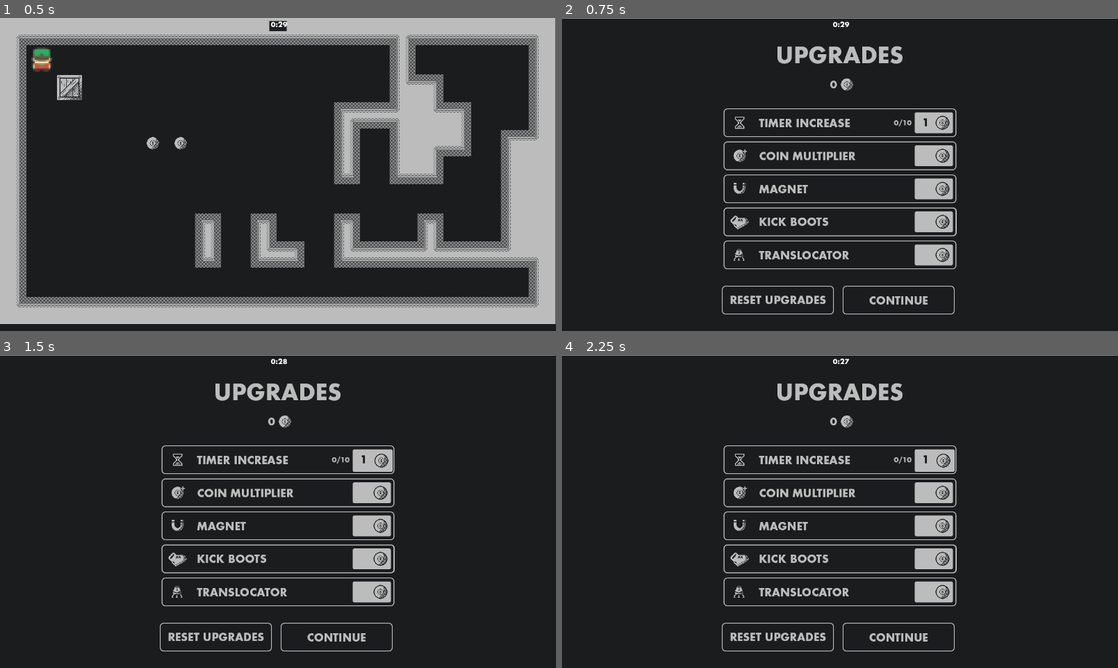
Above: before the commit, frames 1-4 (two rows, left to right).
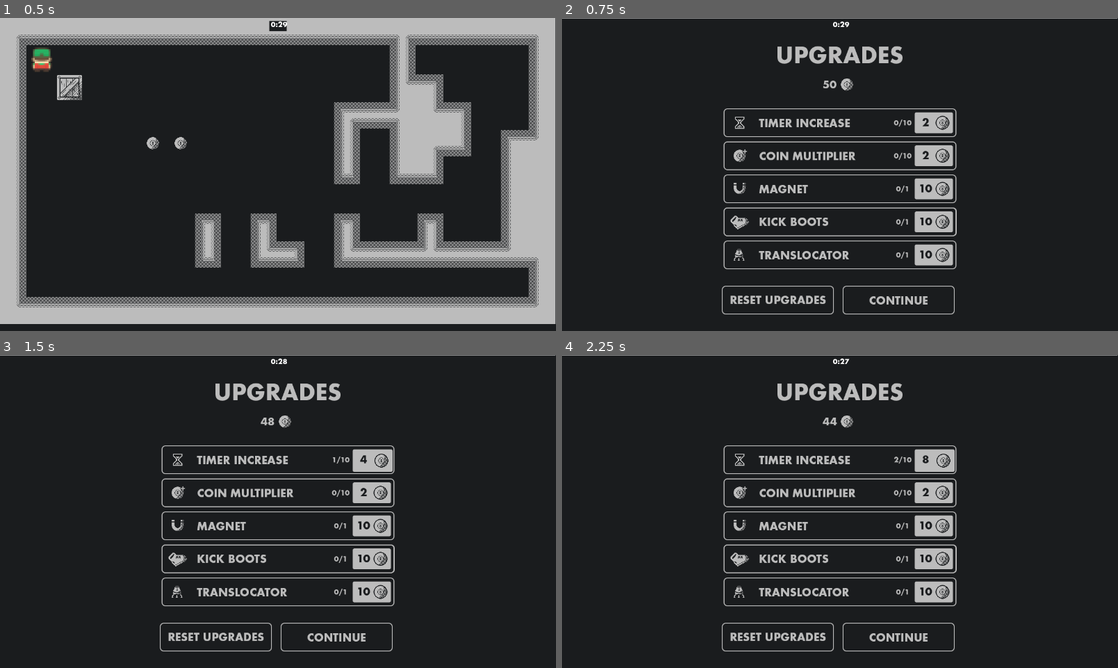
Above: after the commit, the same moments.

Repository: ParryTotato/1BitJam2025
Game: Godot game, scene res://Scenes/Main/main.tscn
Same seed, same stepped clock (60 frames per second), same inputs: the game is played once before the commit and once after it.
Inputs:
- Up to frame 1 (0.5 s): no input
- Up to frame 2 (0.75 s): tap Enter (ui_accept) at 0.5 s; hold Right (ui_right) from 0.53 s (still down)
- Up to frame 3 (1.5 s): tap Enter (ui_accept) at 0.77 s; release Right (ui_right) at 1.25 s; click "1" (after the commit: "2") at 1.25 s
- Up to frame 4 (2.25 s): click "1" (after the commit: "4") at 2 s

Frame 1 is identical in both runs. In frame 2, 0.3% of the frame differs, in the area x 46-67%, y 20-77%; in frame 3, 0.3%; in frame 4, 0.3%.
Error before the commit: Invalid assignment of property or key 'text' with value of type 'String' on a base object of type 'null instance'. (res://Scenes/UpgradeShop/upgrade_shop.gd:57)

Commit message:
Merge remote-tracking branch 'origin/Feature-/-Upgrade-Shop-UI' into feature/upgrade-shop

Diff:
--- a/Scenes/UpgradeShop/upgrade_shop.gd
+++ b/Scenes/UpgradeShop/upgrade_shop.gd
@@ -2,27 +2,35 @@
 extends Control
 
 var coin_count: int = 50
+var coin_spent: int = 0
 var coin_multiplier: int = 1
 var coin_mult_per_upgrade_tier: int = 1
 var cost_mult_per_upgrade_tier: int = 2
 
-var upgrades: Dictionary = {
+var default_upgrade_values: Dictionary = {
 	"TimerDuration": {"tier": 0, "cap": 10, "cost": 2},
-	"CoinMultiplier": {"tier": 1, "cap": 11, "cost": 2},
+	"CoinMultiplier": {"tier": 0, "cap": 10, "cost": 2},
 	"Kick": {"tier": 0, "cap": 1, "cost": 10},
 	"Magnet": {"tier": 0, "cap": 1, "cost": 10},
 	"Translocator": {"tier": 0, "cap": 1, "cost": 10}
 }
 
+var upgrades: Dictionary = {
+	"TimerDuration": {"tier": 0, "cap": 0, "cost": 0},
+	"CoinMultiplier": {"tier": 0, "cap": 0, "cost": 0},
+	"Kick": {"tier": 0, "cap": 0, "cost": 0},
+	"Magnet": {"tier": 0, "cap": 0, "cost": 0},
+	"Translocator": {"tier": 0, "cap": 0, "cost": 0}
+}
+
 
 func _ready() -> void:
+	for key in default_upgrade_values.keys():
+		upgrades[key] = default_upgrade_values[key].duplicate(true)
+
+	update_labels()
+
 	Messenger.connect("coin_collected", _on_coin_collected)
-	update_label("CoinCount")
-	update_label("TimerDuration")
-	update_label("CoinMultiplier")
-	update_label("Kick")
-	update_label("Magnet")
-	update_label("Translocator")
 
 
 func valid_purchase(type: String) -> bool:
@@ -39,7 +47,10 @@
 
 func purchase_upgrade(type: String) -> void:
 	coin_count -= upgrades[type]["cost"]
+	coin_spent += upgrades[type]["cost"]
+
 	upgrades[type]["tier"] += 1
+
 	if upgrades[type]["tier"] == upgrades[type]["cap"]:
 		#TODO: Find better way to signify max upgrade level
 		upgrades[type]["cost"] = NAN
@@ -47,64 +58,75 @@
 		upgrades[type]["cost"] *= cost_mult_per_upgrade_tier
 
 	print(type + " Tier: " + str(upgrades[type]["tier"]))
-	update_label("CoinCount")
-	update_label(type)
+
+	update_labels()
 
 
-func update_label(label: String) -> void:
-	match label:
-		"CoinCount":
-			$MarginContainer/CoinCount.text = str(coin_count)
-		"TimerDuration":
-			$MarginContainer/VBoxContainer/TimerDuration.text = \
-			"Timer Upgrade: " + str(upgrades["TimerDuration"]["cost"]) + " coins"
-		"CoinMultiplier":
-			$MarginContainer/VBoxContainer/CoinMultiplier.text = \
-			"Coin Multiplier: " + str(upgrades["CoinMultiplier"]["cost"]) + " coins"
-		"Kick":
-			$MarginContainer/VBoxContainer/Kick.text = \
-			"Kick: " + str(upgrades["Kick"]["cost"]) + " coins"
-		"Magnet":
-			$MarginContainer/VBoxContainer/Magnet.text = \
-			"Magnet: " + str(upgrades["Magnet"]["cost"]) + " coins"
-		"Translocator":
-			$MarginContainer/VBoxContainer/Translocator.text = \
-			"Translocator: " + str(upgrades["Translocator"]["cost"]) + " coins"
+func update_labels() -> void:
+			$CoinCount.text = str(coin_count)
+
+			$VBoxContainer/TimerDuration/TDPrice.text = str(upgrades["TimerDuration"]["cost"])
+			$VBoxContainer/TimerDuration/TDTier.text = str(upgrades["TimerDuration"]["tier"]) + "/" + str(upgrades["TimerDuration"]["cap"])
+
+			$VBoxContainer/CoinMultiplier/CMPrice.text = str(upgrades["CoinMultiplier"]["cost"])
+			$VBoxContainer/CoinMultiplier/CMTier.text = str(upgrades["CoinMultiplier"]["tier"]) + "/" + str(upgrades["CoinMultiplier"]["cap"])
+
+			$VBoxContainer/Kick/KickPrice.text = str(upgrades["Kick"]["cost"])
+			$VBoxContainer/Kick/KickTier.text = str(upgrades["Kick"]["tier"]) + "/" + str(upgrades["Kick"]["cap"])
+
+			$VBoxContainer/Magnet/MagnetPrice.text = str(upgrades["Magnet"]["cost"])
+			$VBoxContainer/Magnet/MagnetTier.text = str(upgrades["Magnet"]["tier"]) + "/" + str(upgrades["Magnet"]["cap"])
+
+			$VBoxContainer/Translocator/TransPrice.text = str(upgrades["Translocator"]["cost"])
+			$VBoxContainer/Translocator/TransTier.text = str(upgrades["Translocator"]["tier"]) + "/" + str(upgrades["Translocator"]["cap"])
 
 
-#region _on_"button"_pressed
+#region Buttons
 func _on_timer_duration_pressed() -> void:
 	if valid_purchase("TimerDuration"):
 		purchase_upgrade("TimerDuration")
+
 		Messenger.timer_duration_upgraded.emit()
 
 
 func _on_coin_multiplier_pressed() -> void:
 	if valid_purchase("CoinMultiplier"):
 		purchase_upgrade("CoinMultiplier")
+
 		coin_multiplier += coin_mult_per_upgrade_tier
 
 
 func _on_kick_pressed() -> void:
 	if valid_purchase("Kick"):
 		purchase_upgrade("Kick")
+
 		Messenger.kick_upgraded.emit()
 
 
 func _on_magnet_pressed() -> void:
 	if valid_purchase("Magnet"):
 		purchase_upgrade("Magnet")
+
 		Messenger.magnet_upgraded.emit()
 
 
 func _on_translocator_pressed() -> void:
 	if valid_purchase("Translocator"):
 		purchase_upgrade("Translocator")
+
 		Messenger.translocator_upgraded.emit()
 
 
 func _on_refund_pressed() -> void:
-	pass # Replace with function body.
+	coin_count += coin_spent
+	coin_spent = 0
+
+	for key in default_upgrade_values.keys():
+		upgrades[key] = default_upgrade_values[key].duplicate(true)
+
+	update_labels()
+
+	Messenger.emit_signal("upgrades_refunded")
 
 
 func _on_continue_pressed() -> void:
@@ -115,4 +137,4 @@
 func _on_coin_collected() -> void:
 	coin_count += 1 * coin_multiplier
 
-	update_label("CoinCount")
+	update_labels()
--- a/Scenes/UpgradeShop/upgrade_shop.tscn
+++ b/Scenes/UpgradeShop/upgrade_shop.tscn
@@ -59,7 +59,7 @@
 texture_pressed = ExtResource("5_od0mr")
 texture_hover = ExtResource("6_u7bp5")
 
-[node name="Price" type="Label" parent="VBoxContainer/TimerDuration"]
+[node name="TDPrice" type="Label" parent="VBoxContainer/TimerDuration"]
 layout_mode = 0
 offset_left = 5.0
 offset_top = 12.0
@@ -71,7 +71,7 @@
 text = "1"
 horizontal_alignment = 1
 
-[node name="UpgradeCount" type="Label" parent="VBoxContainer/TimerDuration"]
+[node name="TDTier" type="Label" parent="VBoxContainer/TimerDuration"]
 layout_mode = 0
 offset_left = -58.0
 offset_top = 16.0
@@ -89,23 +89,111 @@
 texture_pressed = ExtResource("5_od0mr")
 texture_hover = ExtResource("6_u7bp5")
 
+[node name="CMPrice" type="Label" parent="VBoxContainer/CoinMultiplier"]
+offset_left = 5.0
+offset_top = 12.0
+offset_right = 45.0
+offset_bottom = 39.0
+theme_override_colors/font_color = Color(0.101961, 0.109804, 0.117647, 1)
+theme_override_fonts/font = ExtResource("2_3au0v")
+theme_override_font_sizes/font_size = 24
+text = "1"
+horizontal_alignment = 1
+
+[node name="CMTier" type="Label" parent="VBoxContainer/CoinMultiplier"]
+offset_left = -58.0
+offset_top = 16.0
+offset_right = 3.0
+offset_bottom = 43.0
+theme_override_colors/font_color = Color(0.737255, 0.737255, 0.737255, 1)
+theme_override_fonts/font = ExtResource("2_3au0v")
+theme_override_font_sizes/font_size = 16
+text = "0/10"
+horizontal_alignment = 1
+
 [node name="Kick" type="TextureButton" parent="VBoxContainer"]
 layout_mode = 2
 texture_normal = ExtResource("4_ynwtr")
 texture_pressed = ExtResource("5_od0mr")
 texture_hover = ExtResource("6_u7bp5")
 
+[node name="KickPrice" type="Label" parent="VBoxContainer/Kick"]
+offset_left = 5.0
+offset_top = 12.0
+offset_right = 45.0
+offset_bottom = 39.0
+theme_override_colors/font_color = Color(0.101961, 0.109804, 0.117647, 1)
+theme_override_fonts/font = ExtResource("2_3au0v")
+theme_override_font_sizes/font_size = 24
+text = "1"
+horizontal_alignment = 1
+
+[node name="KickTier" type="Label" parent="VBoxContainer/Kick"]
+offset_left = -58.0
+offset_top = 16.0
+offset_right = 3.0
+offset_bottom = 43.0
+theme_override_colors/font_color = Color(0.737255, 0.737255, 0.737255, 1)
+theme_override_fonts/font = ExtResource("2_3au0v")
+theme_override_font_sizes/font_size = 16
+text = "0/10"
+horizontal_alignment = 1
+
 [node name="Magnet" type="TextureButton" parent="VBoxContainer"]
 layout_mode = 2
 texture_normal = ExtResource("4_ynwtr")
 texture_pressed = ExtResource("5_od0mr")
 texture_hover = ExtResource("6_u7bp5")
 
+[node name="MagnetPrice" type="Label" parent="VBoxContainer/Magnet"]
+offset_left = 5.0
+offset_top = 12.0
+offset_right = 45.0
+offset_bottom = 39.0
+theme_override_colors/font_color = Color(0.101961, 0.109804, 0.117647, 1)
+theme_override_fonts/font = ExtResource("2_3au0v")
+theme_override_font_sizes/font_size = 24
+text = "1"
+horizontal_alignment = 1
+
+[node name="MagnetTier" type="Label" parent="VBoxContainer/Magnet"]
+offset_left = -58.0
+offset_top = 16.0
+offset_right = 3.0
+offset_bottom = 43.0
+theme_override_colors/font_color = Color(0.737255, 0.737255, 0.737255, 1)
+theme_override_fonts/font = ExtResource("2_3au0v")
+theme_override_font_sizes/font_size = 16
+text = "0/10"
+horizontal_alignment = 1
+
 [node name="Translocator" type="TextureButton" parent="VBoxContainer"]
 layout_mode = 2
 texture_normal = ExtResource("4_ynwtr")
 texture_pressed = ExtResource("5_od0mr")
 texture_hover = ExtResource("6_u7bp5")
+
+[node name="TransPrice" type="Label" parent="VBoxContainer/Translocator"]
+offset_left = 5.0
+offset_top = 12.0
+offset_right = 45.0
+offset_bottom = 39.0
+theme_override_colors/font_color = Color(0.101961, 0.109804, 0.117647, 1)
+theme_override_fonts/font = ExtResource("2_3au0v")
+theme_override_font_sizes/font_size = 24
+text = "1"
+horizontal_alignment = 1
+
+[node name="TransTier" type="Label" parent="VBoxContainer/Translocator"]
+offset_left = -58.0
+offset_top = 16.0
+offset_right = 3.0
+offset_bottom = 43.0
+theme_override_colors/font_color = Color(0.737255, 0.737255, 0.737255, 1)
+theme_override_fonts/font = ExtResource("2_3au0v")
+theme_override_font_sizes/font_size = 16
+text = "0/10"
+horizontal_alignment = 1
 
 [node name="HBoxContainer" type="HBoxContainer" parent="."]
 layout_mode = 2
--- a/messenger.gd
+++ b/messenger.gd
@@ -8,3 +8,4 @@
 signal kick_upgraded
 signal magnet_upgraded
 signal translocator_upgraded
+signal upgrades_refunded
Not shown: 1 places in Scenes/Main/main.tscn that only renumber resources
